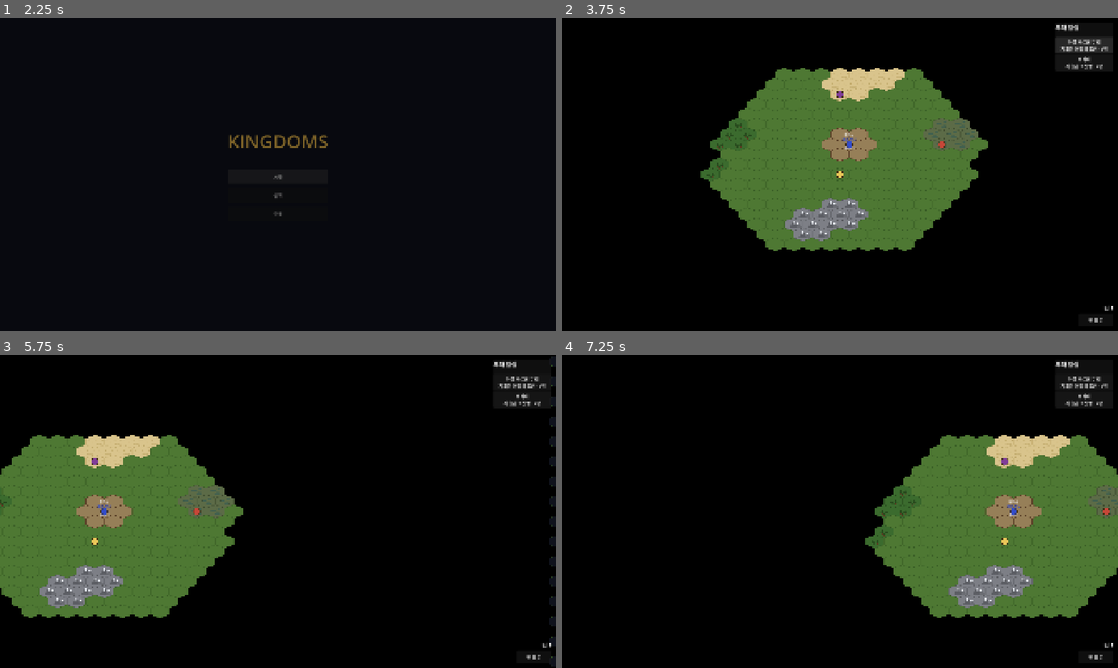
Above: before the commit, frames 1-4 (two rows, left to right).
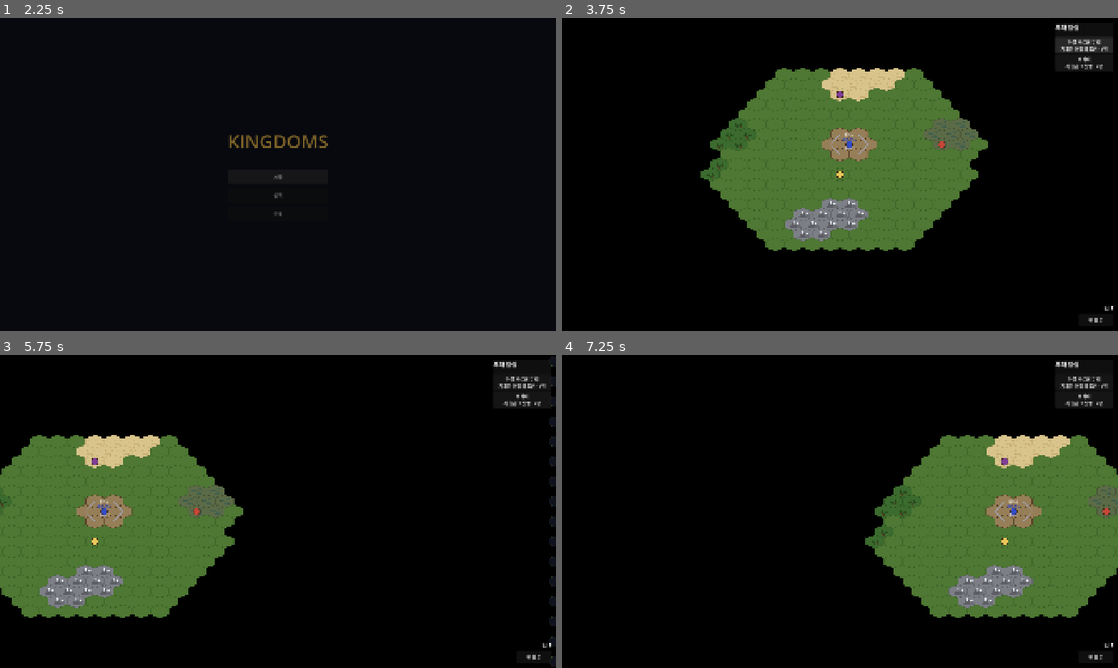
Above: after the commit, the same moments.

Repository: Johnyworld/kingdoms
Game: Godot game, scene res://scenes/splash/splash.tscn
The game is run twice, just before and just after one commit, with the same random seed, the same clock (stepped at 60 frames per second) and the same inputs.
Inputs (mouse positions are in pixels of both pictures, inside the frame that each line leads up to):
- Up to frame 1 (2.25 s): tap Enter at 0.5 s; move the mouse to (400, 158) at 0.52 s; hold D 0.53-1.25 s; hold Shift 0.53-1.25 s; click (400, 158) at 0.67 s; click "시작" at 1.25 s; click "시작" at 2 s
- Up to frame 2 (3.75 s): drag from (728, 190) to (812, 237) at 2.77 s; click "아젤 하르윈 부대 지휘관 아젤 하르윈 · 5명" at 3.5 s
- Up to frame 3 (5.75 s): click "수비대 지휘관 소집병 · 4명" at 4.25 s; tap Space at 5 s; move the mouse to (333, 442) at 5.02 s; hold D from 5.03 s (still down); tap Ctrl at 5.1 s; click (333, 442) at 5.17 s
- Up to frame 4 (7.25 s): release D at 5.75 s; drag from (812, 574) to (673, 464) at 5.77 s; tap Enter at 6.5 s; move the mouse to (1006, 558) at 6.52 s; hold A from 6.53 s (still down); tap Alt at 6.6 s; click (1006, 558) at 6.67 s

Frame 1 is identical in both runs. In frame 2, less than 0.1% of the frame differs, in the area x 48-56%, y 37-44%; in frame 3, less than 0.1%; in frame 4, less than 0.1%.

Commit message:
feat(siege): 성벽 구조물 전투원화 — 전투 완전 통합(공성병기 5d-3b)
성벽을 HP 구조물 전투원으로 battle.gd에 흡수해 [투석] 성벽 공격도 통합 전투로
처리(_bombard_wall→_run_wall_battle). start(.., wall)이 성벽을 방어 팀 구조물
전투원(반격X·부동·수비대 미참여)으로 스폰, 투석기가 항상 명중으로 wall_hp를 깎고
_finish가 building.wall_hp에 이월, 0이면 붕괴. BattleField: nearest_enemy·survivors는
structure 제외, team_wiped는 structure 포함(성벽 파괴 시 전멸), bombard_targets는
structure 표적 포함. siege_bombard.gd 제거 → 충차·공성탑 등 구조물 공격 병기가 한
경로 공유. 5d 전투 완전 통합 완료.

함께: 공성 시험용 시작 스캐폴딩(플레이어 투석기 1대·플레이어 마을회관+NPC 캠프 성벽),
투석기 보유 부대 클릭 크래시 수정(_bombard_area_cells 타입 배열 assign).

Co-Authored-By: Claude Opus 4.8 (1M context) <noreply@anthropic.com>

Diff:
--- a/scenes/combat/battle.gd
+++ b/scenes/combat/battle.gd
@@ -45,8 +45,9 @@
 
 ## 공격측(a)·방어측(b) 부대를 받아 전투를 시작한다. distance = 교전 헥스 거리(1=근접).
 ## distance >= 2면 원거리 교전 — 사거리 ≥ distance인 유닛만 행동. → docs/spec/features/battle.md
-## include_siege면 양 부대의 공성 유닛(투석기)을 전투원으로 스폰([투석] 전투). → siege-engines.md
-func start(attacker, defender, distance := 1, include_siege := false) -> void:
+## include_siege면 양 부대의 공성 유닛(투석기)을 전투원으로 스폰([투석] 전투). wall(성벽 거점)이 있으면 성벽을
+## 구조물 전투원으로 방어 팀에 스폰(성벽 투석 — defender는 null 허용, 성벽만 방어). → siege-engines.md
+func start(attacker, defender, distance := 1, include_siege := false, wall = null) -> void:
 	_distance = distance
 	_ranged_mode = distance >= 2
 	_battle_time = RANGED_BATTLE_TIME if _ranged_mode else BATTLE_TIME
@@ -55,11 +56,29 @@
 	_build_bg()
 	var vp := get_viewport().get_visible_rect().size
 	_spawn_team(attacker, "a", vp.x * 0.25, vp)
-	_spawn_team(defender, "b", vp.x * 0.75, vp)
+	if defender != null:
+		_spawn_team(defender, "b", vp.x * 0.75, vp)
 	if include_siege:
 		_spawn_siege(attacker, "a", vp.x * 0.1, vp)
-		_spawn_siege(defender, "b", vp.x * 0.9, vp)
+		if defender != null:
+			_spawn_siege(defender, "b", vp.x * 0.9, vp)
+	if wall != null:
+		_spawn_structure(wall, "b", vp)
 	_running = true
+
+## 성벽을 구조물 전투원으로 방어 팀(b)에 스폰한다. 이동·공격·상태이상 없이 투석 flat 피해만 받는다. → siege-engines.md
+func _spawn_structure(building, team: String, vp: Vector2) -> void:
+	var pos := Vector2(vp.x * 0.75, vp.y * 0.5)
+	var node := _make_token(Color(0.62, 0.62, 0.68))   # 성벽 회색
+	(node.get_node("hp") as Label).text = "성벽"
+	_view.add_child(node)
+	var su := {
+		"structure": true, "team": team, "alive": true, "pos": pos,
+		"node": node, "hp_label": node.get_node("hp"), "body": node.get_node("body"), "color": Color(0.62, 0.62, 0.68),
+		"hp": int(building.wall_hp), "building": building, "effects": {},
+	}
+	_units.append(su)
+	su["node"].position = pos - Vector2(TOKEN_R, TOKEN_R)
 
 ## 부대의 공성 유닛(투석기)을 전투원으로 스폰한다(팀 열 바깥쪽·위). 이동·근접 없이 전투당 1발만 쏜다. → siege-engines.md
 func _spawn_siege(party, team: String, x: float, vp: Vector2) -> void:
@@ -97,7 +116,8 @@
 	var targets := BattleField.bombard_targets(u, _units, Siege.MAX_BOMBARD_TARGETS)
 	for t in targets:
 		_spawn_projectile(u["pos"], t["pos"])   # 투사체 연출(피해는 즉시 적용)
-		if not Siege.hit_succeeds(_rng.randf(), Siege.CATAPULT_HIT_CHANCE):
+		# 성벽 구조물은 거대·부동이라 항상 명중, 유닛은 명중률 판정. → siege-engines.md
+		if not t.get("structure", false) and not Siege.hit_succeeds(_rng.randf(), Siege.CATAPULT_HIT_CHANCE):
 			_spawn_float(t["pos"], "빗나감", Color(0.7, 0.7, 0.7), false)
 			continue
 		var dmg := Siege.rolled_damage(u["attack"], _rng.randf())   # flat(방어구·회피·상성 무시)
@@ -106,7 +126,10 @@
 		_spawn_float(t["pos"], str(dmg), Color(1.0, 0.5, 0.3), true)
 		_hit_react(t)
 		if t["hp"] <= 0:
-			_kill(t, u["pos"])
+			if t.get("structure", false):
+				_kill(t)   # 성벽은 제자리 붕괴(넉백 없이 페이드)
+			else:
+				_kill(t, u["pos"])
 
 func _build_bg() -> void:
 	var dim := ColorRect.new()
@@ -169,8 +192,8 @@
 
 	# 상태이상 진행(모든 생존 유닛): 출혈 도트를 hp에서 빼고, 죽으면 전투불능 처리.
 	for u in _units:
-		if not u["alive"] or u.get("siege", false):
-			continue   # 공성 전투원은 상태이상·hp 없음(5d-2). → siege-engines.md
+		if not u["alive"] or u.get("siege", false) or u.get("structure", false):
+			continue   # 공성 전투원·성벽 구조물은 상태이상 진행 없음. → siege-engines.md
 		var dot := StatusEffects.advance(u["effects"], delta)
 		if dot > 0:
 			u["hp"] -= dot
@@ -182,6 +205,8 @@
 	for u in _units:
 		if not u["alive"]:
 			continue
+		if u.get("structure", false):
+			continue   # 성벽 구조물 — 이동·공격 없음(맞기만 함)
 		if u.get("siege", false):
 			_siege_act(u)   # 투석기 전투원 — 사거리 밴드면 전투당 1발 광역 → siege-engines.md
 			continue
@@ -363,6 +388,8 @@
 	for u in _units:
 		if u.get("siege", false):
 			u["unit"].hit_points = maxi(0, int(u["hp"]))   # 투석기 hp 이월(파괴면 0 → 전투 후 prune)
+		elif u.get("structure", false):
+			u["building"].wall_hp = maxi(0, int(u["hp"]))   # 성벽 잔여 내구도 반영(0이면 game.gd가 붕괴 처리)
 		elif u["alive"]:
 			u["human"].hit_points = maxi(1, int(u["hp"]))   # 생존자 최종 hp를 Human에 반영(전투 후 지속)
 	var a_surv := BattleField.survivors(_units, "a")
--- a/scenes/combat/battle_field.gd
+++ b/scenes/combat/battle_field.gd
@@ -4,12 +4,12 @@
 ## 유닛은 `{team, alive, pos, human, ...}` 형태의 Dictionary로 다룬다(테스트 용이).
 
 ## unit과 다른 팀의 살아있는 유닛 중 pos 거리가 가장 가까운 것. 없으면 빈 Dictionary.
-## 공성 전투원(siege)은 표적에서 제외한다(투석기 피격은 5d-3). → docs/spec/features/siege-engines.md
+## 공성 전투원(siege)·성벽 구조물(structure)은 표적에서 제외한다(이들은 투석 볼리만 노림). → docs/spec/features/siege-engines.md
 static func nearest_enemy(unit: Dictionary, units: Array) -> Dictionary:
 	var best := {}
 	var best_d := INF
 	for u in units:
-		if u["team"] == unit["team"] or not u["alive"] or u.get("siege", false):
+		if u["team"] == unit["team"] or not u["alive"] or u.get("siege", false) or u.get("structure", false):
 			continue
 		var d: float = unit["pos"].distance_squared_to(u["pos"])
 		if d < best_d:
@@ -41,11 +41,11 @@
 			return false
 	return true
 
-## 그 팀의 살아있는 유닛들의 human 목록. 공성 전투원(human 없음)은 제외.
+## 그 팀의 살아있는 유닛들의 human 목록. 공성 전투원·성벽 구조물(human 없음)은 제외.
 static func survivors(units: Array, team: String) -> Array:
 	var out: Array = []
 	for u in units:
-		if u["team"] == team and u["alive"] and not u.get("siege", false):
+		if u["team"] == team and u["alive"] and not u.get("siege", false) and not u.get("structure", false):
 			out.append(u["human"])
 	return out
 
--- a/scenes/combat/siege_bombard.gd
+++ /dev/null
@@ -1,103 +0,0 @@
-extends CanvasLayer
-## 성벽 투석 관전 오버레이(battle.gd와 별개). 투석기가 성벽(구조물)에 투사체만 날리는 일방 폭격 연출.
-## 성벽은 전투원(Human 팀)이 아니라 battle.gd 두-팀 모델에 안 맞으므로 전용 경량 씬으로 둔다(구조물 전투원화·흡수는 5d-3).
-## 유닛 투석은 battle.gd 통합 전투로 이관됨(5d-2). 판정은 하지 않고 연출만 — 실제 wall_hp 반영·붕괴는 game.gd가 종료 후 처리. → docs/spec/features/siege-engines.md
-
-signal finished
-
-const FLIGHT_TIME := 0.55    # 투사체 비행 시간(초)
-const ARC_HEIGHT := 120.0    # 포물선 최고 높이(px)
-const HOLD_AFTER := 0.7      # 착탄 후 종료까지 여유(초)
-const WALL_BAR := Vector2(200, 16)
-
-var _view: Control
-var _projectile: ColorRect
-var _cat_pos: Vector2
-var _target_pos: Vector2
-var _wall: ColorRect
-var _wall_bar: ColorRect
-var _wall_to_ratio := 1.0
-
-## 성벽 투석 관전 — 투석기 → 성벽 표적 + 내구도 바(from_hp → from_hp−damage).
-func start_wall(party, building, from_hp: int, damage: int) -> void:
-	layer = 60
-	_build_base(party)
-	var vp := get_viewport().get_visible_rect().size
-	_target_pos = Vector2(vp.x * 0.72, vp.y * 0.52)
-	var maxhp := float(Siege.WALL_MAX_HP)
-	var from_ratio := clampf(from_hp / maxhp, 0.0, 1.0)
-	_wall_to_ratio = clampf(float(maxi(0, from_hp - damage)) / maxhp, 0.0, 1.0)
-
-	_wall = ColorRect.new()
-	_wall.color = Color(0.62, 0.62, 0.68)
-	_wall.size = Vector2(48, 100)
-	_wall.position = _target_pos - _wall.size * 0.5
-	_view.add_child(_wall)
-	var wname: String = building.territory.name if building.territory != null else "성벽"
-	_view.add_child(_label("%s 성벽" % wname, _target_pos + Vector2(-30, 62)))
-
-	var bar_bg := ColorRect.new()
-	bar_bg.color = Color(0.15, 0.15, 0.15)
-	bar_bg.size = WALL_BAR
-	bar_bg.position = _target_pos + Vector2(-WALL_BAR.x * 0.5, -86)
-	_view.add_child(bar_bg)
-	_wall_bar = ColorRect.new()
-	_wall_bar.color = Color(0.85, 0.3, 0.25)
-	_wall_bar.size = Vector2(WALL_BAR.x * from_ratio, WALL_BAR.y)
-	_wall_bar.position = bar_bg.position
-	_view.add_child(_wall_bar)
-
-	_spawn_projectile()
-	_run()
-
-func _build_base(party) -> void:
-	var dim := ColorRect.new()
-	dim.color = Color(0, 0, 0, 0.72)
-	dim.set_anchors_preset(Control.PRESET_FULL_RECT)
-	dim.mouse_filter = Control.MOUSE_FILTER_STOP   # 아래 월드맵 클릭 흡수(관전)
-	add_child(dim)
-	_view = Control.new()
-	_view.set_anchors_preset(Control.PRESET_FULL_RECT)
-	_view.mouse_filter = Control.MOUSE_FILTER_IGNORE
-	add_child(_view)
-	var vp := get_viewport().get_visible_rect().size
-	_cat_pos = Vector2(vp.x * 0.24, vp.y * 0.6)
-	var cat := ColorRect.new()
-	cat.color = party.token_color
-	cat.size = Vector2(44, 30)
-	cat.position = _cat_pos - cat.size * 0.5
-	_view.add_child(cat)
-	_view.add_child(_label("투석기", _cat_pos + Vector2(-24, 26)))
-
-func _spawn_projectile() -> void:
-	_projectile = ColorRect.new()
-	_projectile.color = Color(0.9, 0.85, 0.6)
-	_projectile.size = Vector2(14, 14)
-	_projectile.position = _cat_pos - _projectile.size * 0.5
-	_view.add_child(_projectile)
-
-func _label(text: String, pos: Vector2) -> Label:
-	var l := Label.new()
-	l.text = text
-	l.position = pos
-	return l
-
-func _run() -> void:
-	var tw := create_tween()
-	tw.tween_method(_fly, 0.0, 1.0, FLIGHT_TIME)   # 포물선 비행
-	await tw.finished
-	# 착탄 — 내구도 바 감소 + 성벽 흔들림.
-	var t := create_tween()
-	t.tween_property(_wall_bar, "size:x", WALL_BAR.x * _wall_to_ratio, 0.25)
-	var bx := _wall.position.x
-	t.parallel().tween_property(_wall, "position:x", bx + 6.0, 0.05)
-	t.tween_property(_wall, "position:x", bx, 0.08)
-	await t.finished
-	await get_tree().create_timer(HOLD_AFTER).timeout
-	finished.emit()
-
-## 투사체 위치 — 직선 보간에 포물선(sin) 높이를 얹는다.
-func _fly(t: float) -> void:
-	var p := _cat_pos.lerp(_target_pos, t)
-	p.y -= ARC_HEIGHT * sin(t * PI)
-	_projectile.position = p - _projectile.size * 0.5
--- a/scenes/game/game.gd
+++ b/scenes/game/game.gd
@@ -132,7 +132,6 @@
 var toast: Toast                    # 점령/함락 알림(코드 생성, _ready에서 추가)
 
 const BATTLE_SCENE := preload("res://scenes/combat/battle.gd")
-const SIEGE_BOMBARD_SCENE := preload("res://scenes/combat/siege_bombard.gd")   # 성벽 투석 관전 씬 → siege-engines.md
 const TITLE_SCENE := "res://scenes/title/title.tscn"
 
 # 건설 모드. 캠프 메뉴에서 건물을 고르면 진입 — 맵을 클릭해 배치한다.
@@ -153,6 +152,8 @@
 	add_child(_siege_overlay)
 	# 첫 거점은 마을회관 티어로 시작(캠프에서 한 번 업그레이드된 상태) — 인구 상한 10, 시작부터 생산 건물 해금.
 	building.setup(terrain, Vector2i(MAP_WIDTH / 2, MAP_HEIGHT / 2), "town_hall")
+	building.wall_level = 1   # 시작 성벽(공성 시험용) → siege-engines.md
+	building.wall_hp = Siege.WALL_MAX_HP
 	_buildings = [building]
 	_setup_factions()
 	_setup_parties()
@@ -258,6 +259,8 @@
 	var camp := Building.new()
 	add_child(camp)
 	camp.setup(terrain, base_cell, BuildingTypes.CAMP)   # 완성 상태(건설 중 아님)
+	camp.wall_level = 1   # 시작 성벽(공성 시험용 — 정상 규칙상 캠프는 성벽 불가지만 테스트로 강제) → siege-engines.md
+	camp.wall_hp = Siege.WALL_MAX_HP
 	territory.add_building(camp)
 	return camp
 
@@ -271,6 +274,7 @@
 ## NPC 부대 3개는 새로 인스턴스화해 세력 색으로 그리고 시작 지점 주변에 배치(표시만).
 func _setup_parties() -> void:
 	_populate_party(party, UnitTypes.PLAYER_ID)
+	party.add_siege_unit(SiegeUnit.new())   # 플레이어 부대 시작 투석기 1대 → siege-engines.md
 	var center := Vector2i(MAP_WIDTH / 2, MAP_HEIGHT / 2)
 	for id in UnitTypes.NPC_IDS:
 		var p := PARTY_SCENE.instantiate()
@@ -350,7 +354,7 @@
 		for c in b.cells:
 			if dists.has(c) and int(dists[c]) >= min_r:
 				_bombard_cells[c] = {"kind": "wall", "ref": b, "dist": int(dists[c])}
-	_bombard_area_cells = _bombard_cells.keys()   # 빨강 오버레이용 표적 셀
+	_bombard_area_cells.assign(_bombard_cells.keys())   # 빨강 오버레이용 표적 셀(타입 배열로 복사)
 
 ## 보이는 각 NPC를 공격 가능 여부로 분류한다. 근접=(현재∪이동칸 중 인접칸 존재), 사격=(원거리 무기·현재 위치 사거리 내).
 func _compute_attack_targets(start: Vector2i) -> void:
@@ -497,7 +501,7 @@
 		if _bombard_cells.has(cell) and party.can_attack():
 			var t: Dictionary = _bombard_cells[cell]
 			if t["kind"] == "wall":
-				_bombard_wall(t["ref"])   # 성벽 → 경량 관전 씬(SiegeBombard)
+				_bombard_wall(t["ref"], int(t["dist"]))   # 성벽 → battle.gd 통합 전투(구조물 전투원)
 			else:
 				# 적 부대 → battle.gd 통합 전투(투석기 전투원 포함, 밴드 거리). → siege-engines.md
 				_begin_battle(t["ref"], int(t["dist"]), Vector2i(-1, -1), true)
@@ -1366,18 +1370,16 @@
 				return {"building": b, "target_cell": c}   # 붙은 ring 셀 중 사다리 없는 면
 	return {}
 
-## [투석]→성벽: 활성 부대가 대상 성벽 거점을 포격. 관전 씬 뒤 wall_hp 감소, 0이면 붕괴. 부대 행동 종료(1턴 1발). → siege-engines.md
-func _bombard_wall(building) -> void:
+## [투석]→성벽: 성벽을 구조물 전투원으로 battle.gd 통합 전투. 전투가 wall_hp를 깎고(항상 명중), 0이면 붕괴. 부대 행동 종료(1턴 1발). → siege-engines.md
+func _bombard_wall(building, distance: int) -> void:
 	if building == null:
 		return
 	party.mark_attacked()   # 투석 = 부대 행동 종료 → 자연히 1턴 1발
 	_undo_party = null
-	var dmg := Siege.rolled_damage(party.siege_attack(), _rng.randf())
 	var from_hp: int = building.wall_hp
 	_deselect()
 	_hide_party_info()
-	await _run_wall_bombard(building, from_hp, dmg)
-	building.wall_hp = Siege.wall_after_hit(building.wall_hp, dmg)
+	await _run_wall_battle(building, distance)   # battle.gd가 building.wall_hp를 반영
 	if Siege.wall_broken(building.wall_hp):
 		building.wall_level = 0
 		building.wall_hp = 0
@@ -1385,17 +1387,17 @@
 		var tname: String = building.territory.name if building.territory != null else "성벽"
 		toast.show_message("%s 성벽 붕괴!" % tname)
 	else:
-		toast.show_message("성벽 −%d (%d/%d)" % [dmg, building.wall_hp, Siege.WALL_MAX_HP])
+		toast.show_message("성벽 −%d (%d/%d)" % [from_hp - building.wall_hp, building.wall_hp, Siege.WALL_MAX_HP])
 	building.queue_redraw()   # 성벽 링 색(내구도) 갱신·붕괴 시 제거
+	party.prune_destroyed_siege()   # 반격 없어 보통 no-op(대칭성)
 	party_roster.set_parties(_units)
 
-
-## 성벽 투석 관전 씬(SiegeBombard)을 띄우고 종료까지 await(입력 잠금). 실제 wall_hp 반영은 호출부가 씬 종료 후 처리(씬은 연출만). → siege-engines.md
-func _run_wall_bombard(building, from_hp: int, damage: int) -> void:
+## 성벽 투석 통합 전투 — 공격 부대(+투석기) vs 성벽 구조물 전투원. battle.gd가 종료 시 building.wall_hp를 반영. → siege-engines.md
+func _run_wall_battle(building, distance: int) -> void:
 	_in_battle = true
-	var overlay := SIEGE_BOMBARD_SCENE.new()
+	var overlay := BATTLE_SCENE.new()
 	add_child(overlay)
-	overlay.start_wall(party, building, from_hp, damage)
+	overlay.start(party, null, distance, true, building)
 	await overlay.finished
 	overlay.queue_free()
 	_in_battle = false
--- a/test/unit/test_battle_field.gd
+++ b/test/unit/test_battle_field.gd
@@ -95,3 +95,41 @@
 	var siege := _siege("b", Vector2(5, 0), "siege")
 	var enemy := _unit("b", true, Vector2(50, 0), "enemy")
 	assert_eq(BattleField.nearest_enemy(u, [u, siege, enemy])["human"], "enemy", "공성 전투원은 표적 제외")
+
+# --- 성벽 구조물 전투원(structure) → docs/spec/features/siege-engines.md (5d-3b) ---
+
+func _structure(team: String, pos: Vector2, human = null) -> Dictionary:
+	var u := _unit(team, true, pos, human)
+	u["structure"] = true   # 성벽 구조물 — nearest_enemy/survivors 제외, bombard_targets 포함, team_wiped 포함
+	return u
+
+func test_nearest_enemy_ignores_structure() -> void:
+	var u := _unit("a", true, Vector2(0, 0))
+	var wall := _structure("b", Vector2(5, 0), "wall")
+	var enemy := _unit("b", true, Vector2(50, 0), "enemy")
+	assert_eq(BattleField.nearest_enemy(u, [u, wall, enemy])["human"], "enemy", "성벽 구조물은 표적 제외")
+
+func test_bombard_targets_includes_structure() -> void:
+	var u := _unit("a", true, Vector2(0, 0))
+	var wall := _structure("b", Vector2(10, 0), "wall")
+	var got := BattleField.bombard_targets(u, [u, wall], 5)
+	assert_eq(got.size(), 1, "성벽 구조물도 투석 표적")
+	assert_eq(got[0]["human"], "wall", "구조물 포함")
+
+func test_bombard_targets_siege_before_structure() -> void:
+	# 적 투석기 우선 → 그다음 유닛·구조물.
+	var u := _unit("a", true, Vector2(0, 0))
+	var wall := _structure("b", Vector2(10, 0), "wall")
+	var far_siege := _siege("b", Vector2(90, 0), "siege")
+	var got := BattleField.bombard_targets(u, [u, wall, far_siege], 5)
+	assert_eq(got[0]["human"], "siege", "투석기가 먼저(뒤에 있어도)")
+	assert_eq(got[1]["human"], "wall", "구조물은 그다음")
+
+func test_survivors_excludes_structure() -> void:
+	var units := [_unit("b", true, Vector2.ZERO, "z"), _structure("b", Vector2.ONE, "wall")]
+	assert_eq(BattleField.survivors(units, "b"), ["z"], "구조물은 생존자(human) 목록에서 제외")
+
+func test_team_wiped_counts_structure() -> void:
+	# 구조물만 살아있으면 미전멸(성벽 안 부서짐), 투석기만 살아있으면 전멸(siege 제외).
+	assert_false(BattleField.team_wiped([_structure("b", Vector2.ZERO, "wall")], "b"), "성벽 살아있으면 미전멸")
+	assert_true(BattleField.team_wiped([_siege("b", Vector2.ZERO, "siege")], "b"), "투석기만 살아있으면 전멸")
Not shown, removed: scenes/combat/siege_bombard.gd.uid
Not shown, changed: docs/spec/SPEC.md
Not shown, changed: docs/spec/features/battle.md
Not shown, changed: docs/spec/features/parties.md
Not shown, changed: docs/spec/features/siege-engines.md
